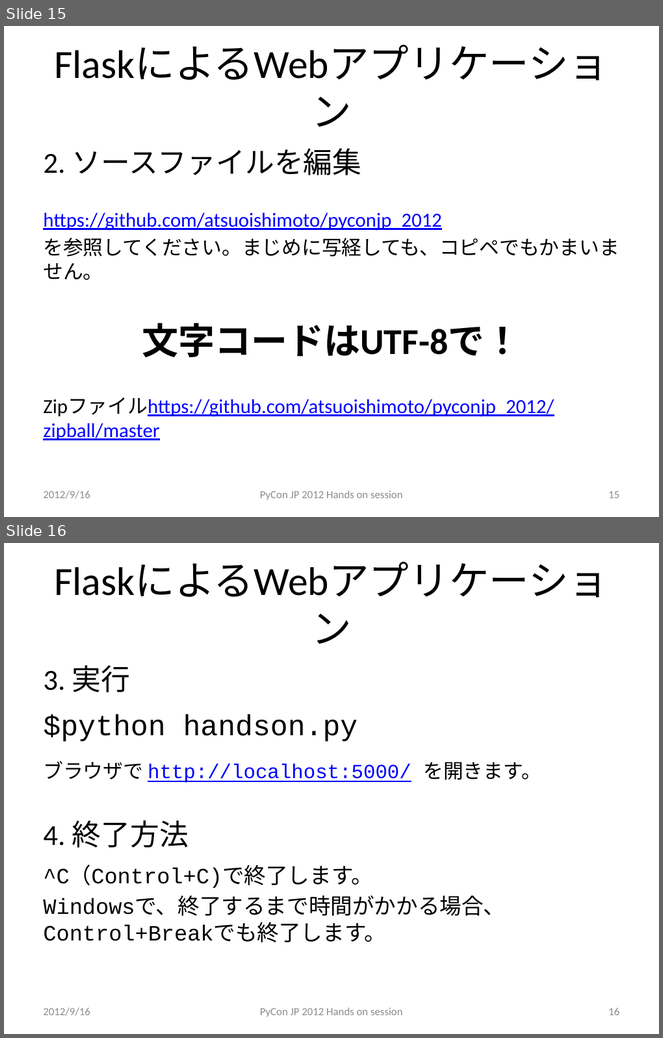
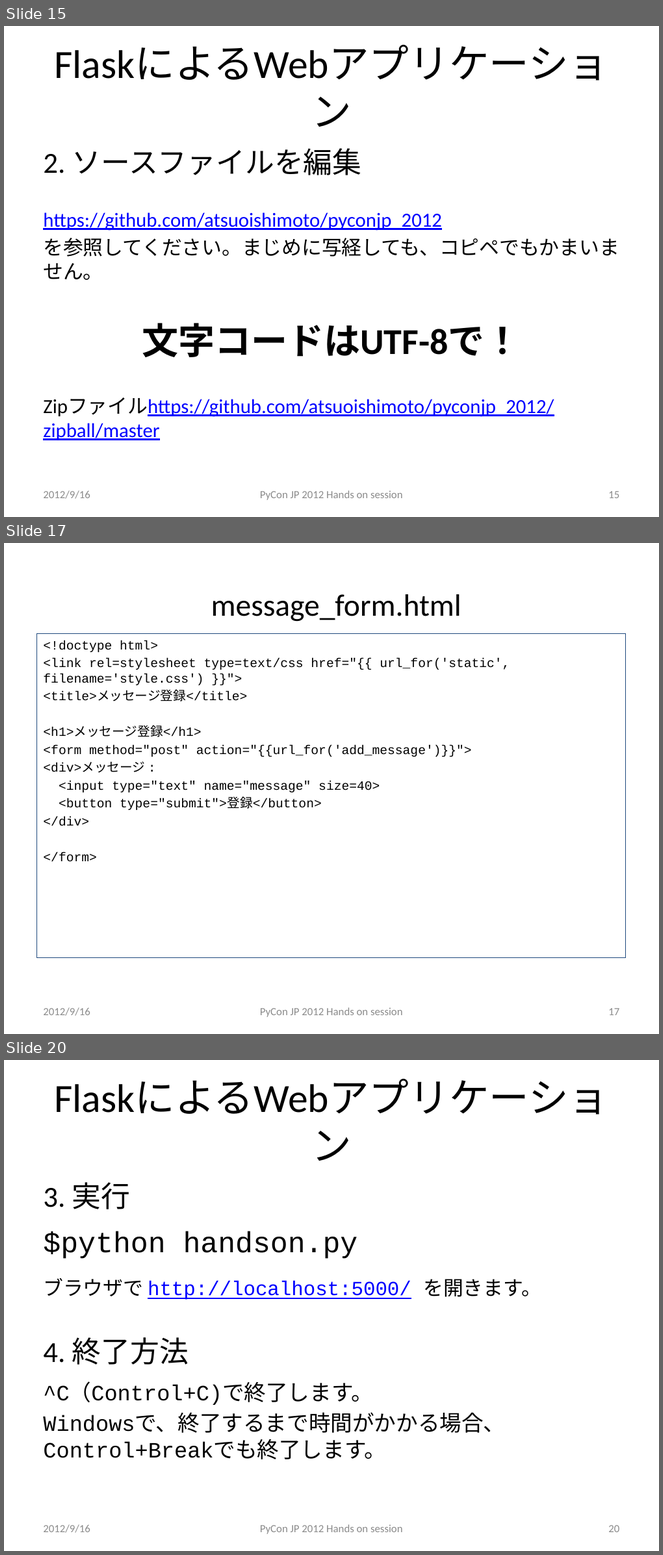
Before and after one commit to atsuoishimoto/pyconjp_2012, a slide deck: PyConJP_2012.pptx. Shown one above the other, each under a label of ours: slides 15 and 16 before the commit, slides 15, 17 and 20 after it; the slides between them are not shown. The pictures are 663x1038 and 663x1555 pixels, drawn with LibreOffice and Linux fonts; fonts in the diff are those of the drawing. Boxes give left, top, right and bottom in pixels: in the first picture for what was removed or moved away, otherwise in the second. Text is boxed around its words. In the diff, an @@ line names an element or a change of style, - is before the commit and + after.

```diff
--- a/PyConJP_2012.pptx
+++ b/PyConJP_2012.pptx
@@ slide 17 added at bbox=[4, 543, 659, 1034], background #FFFFFF @@
@@ title added at bbox=[211, 594, 462, 621], 34 pt, text #000000 @@
+message_form.html
@@ text added at bbox=[36, 634, 626, 958], outline #1F497D 0.75 pt, 14 pt, text #000000 @@
+<!doctype html>
+<link rel=stylesheet type=text/css href="{{ url_for('static', filename='style.css') }}">
+<title>メッセージ登録</title>
+<h1>メッセージ登録</h1>
+<form method="post" action="{{url_for('add_message')}}">
+<div>メッセージ :
+<input type="text" name="message" size=40>
+<button type="submit">登録</button>
+</div>
+</form>
@@ text added at bbox=[43, 1008, 90, 1016], 12 pt, text #8C8C8C @@
+2012/9/16
@@ text added at bbox=[260, 1008, 403, 1017], 12 pt, text #8C8C8C @@
+PyCon JP 2012 Hands on session
@@ page number added at bbox=[608, 1008, 620, 1016], 12 pt, text #8C8C8C @@
+17
@@ what was slide 16 is now slide 20 @@
@@ page number at bbox=[608, 1525, 620, 1533]: text changed @@
-16
+20
```
Also in this commit, not shown: 2 slides changed, 5 other slides added, 2 other files.
